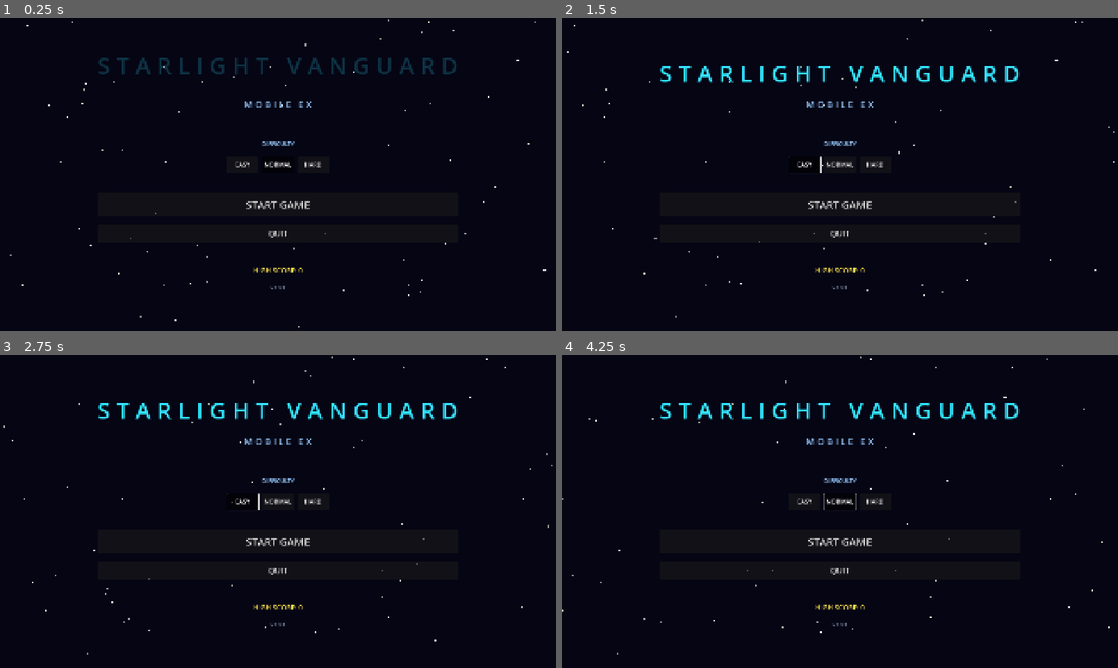
Above: before the commit, frames 1-4 (two rows, left to right).
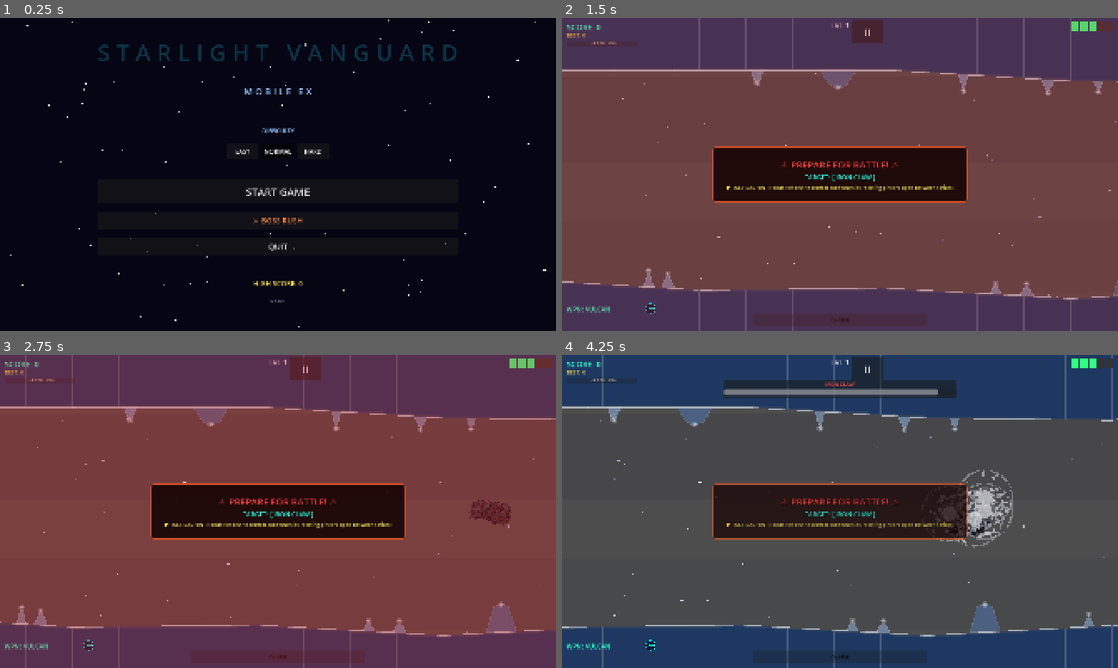
Above: after the commit, the same moments.

Repository: b6-stack/rtype-game
Game: Godot game, scene res://scenes/main_menu/MainMenu.tscn
Same seed, same stepped clock (60 frames per second), same inputs: the game is played once before the commit and once after it.
Inputs (mouse positions are in pixels of both pictures, inside the frame that each line leads up to):
- Up to frame 1 (0.25 s): no input
- Up to frame 2 (1.5 s): click (840, 221) at 0.5 s, where only the run after the commit has a clickable "⚔ BOSS RUSH"; click (806, 165) at 1.25 s, where only the run before the commit has a clickable "EASY"
- Up to frame 3 (2.75 s): click (244, 502) at 2 s, where only the run before the commit has a clickable "EASY"
- Up to frame 4 (4.25 s): click (840, 502) at 2.75 s, where only the run before the commit has a clickable "NORMAL"; click (840, 502) at 3.5 s, where only the run before the commit has a clickable "NORMAL"

The runs differ from the first frame. In frame 1, 3.2% of the frame differs, in the area x 17-82%, y 8-91%; in frame 2, 98%; in frame 3, 98%, in the area x 0-100%, y 0-100%; in frame 4, 98%.

Commit message:
Add victory fanfare and a Boss Rush mode
Victory music: WinScreen previously inherited whatever music was
still playing from the final boss fight (silence after the earlier
menu-music fix). Added a procedurally-generated ascending arpeggio
fanfare (AudioManager.play_victory_music) that plays on win, and
stopped lingering boss music on the game-over screen too for
consistency.

Boss Rush: new main-menu button that fights all 10 bosses back-to-back
with no regular enemy waves between them. Implemented as a GameState
flag (boss_rush_mode) read by LevelGenerator — short lead-in
(BOSS_RUSH_CHUNKS_UNTIL_BOSS=4) instead of the normal ~20-chunk
build-up, and regular spawn generation skipped entirely. Reuses the
existing advance_level()/Game-scene-reload pipeline as-is (already
pause-safe from the earlier freeze fix) so it chains through all 10
bosses with score/lives/weapon carried over between fights, same as a
normal run. WinScreen/GameOverScreen detect the flag to relabel the
win title and route "Play Again"/"Retry" back into another Boss Rush
rather than a normal game.

Co-Authored-By: Claude Sonnet 5 <noreply@anthropic.com>

Diff:
--- a/autoloads/AudioManager.gd
+++ b/autoloads/AudioManager.gd
@@ -27,6 +27,7 @@
 # Level music tracks & Boss music track
 var _level_tracks: Dictionary = {}
 var _boss_music_track: AudioStreamWAV = null
+var _victory_music_track: AudioStreamWAV = null
 var _current_level_music: int = -1
 var _is_boss_music: bool = false
 
@@ -63,6 +64,18 @@
 		return
 	_is_boss_music = true
 	var stream: AudioStreamWAV = _get_or_create_boss_track()
+	if stream:
+		_music_player.stream = stream
+		_music_player.volume_db = _vol_db(music_volume, music_muted)
+		_music_player.play()
+
+## Triumphant looping fanfare for the win screen.
+func play_victory_music() -> void:
+	_current_level_music = -1
+	_is_boss_music = false
+	if music_muted:
+		return
+	var stream: AudioStreamWAV = _get_or_create_victory_track()
 	if stream:
 		_music_player.stream = stream
 		_music_player.volume_db = _vol_db(music_volume, music_muted)
@@ -241,6 +254,32 @@
 		return clampf(bass + lead + noise_tick, -0.9, 0.9)
 	)
 	return _boss_music_track
+
+func _get_or_create_victory_track() -> AudioStreamWAV:
+	if _victory_music_track != null:
+		return _victory_music_track
+
+	const RATE: int = 22050
+	const DURATION: float = 4.0
+	var sample_count: int = int(RATE * DURATION)
+
+	# Ascending major arpeggio (C5-E5-G5-C6-E6) with a soft sub-octave and
+	# a bright octave-up sparkle layered on the lead note.
+	var melody: Array[float] = [523.25, 659.25, 783.99, 1046.50, 1318.51]
+	const NOTE_DUR: float = 0.42
+
+	_victory_music_track = _create_wav(sample_count, RATE, true, func(_i: int, t: float, _total: float) -> float:
+		var note_idx: int = int(t / NOTE_DUR) % melody.size()
+		var freq: float = melody[note_idx]
+		var local_t: float = fmod(t, NOTE_DUR)
+		var env: float = 1.0 - pow(local_t / NOTE_DUR, 2.0) * 0.55
+
+		var lead: float = sin(TAU * freq * t) * 0.45
+		var sub: float = sin(TAU * freq * 0.5 * t) * 0.18
+		var sparkle: float = sin(TAU * freq * 2.0 * t) * 0.10
+		return clampf((lead + sub + sparkle) * env, -0.9, 0.9)
+	)
+	return _victory_music_track
 
 func _get_or_create_level_track(lvl: int) -> AudioStreamWAV:
 	if _level_tracks.has(lvl):
--- a/autoloads/GameState.gd
+++ b/autoloads/GameState.gd
@@ -8,7 +8,7 @@
 
 ## Bump this alongside export_presets.cfg's version/name on every release
 ## so the main menu version label reflects what's actually installed.
-const APP_VERSION := "1.3.1"
+const APP_VERSION := "1.4.0"
 
 signal score_changed(new_score: int)
 signal lives_changed(new_lives: int)
@@ -42,6 +42,10 @@
 var cheats_used: bool = false
 var high_score: int = 0
 var is_game_over: bool = false
+## Boss Rush: back-to-back fights against all 10 bosses, no regular waves
+## between them. Read by LevelGenerator (short lead-in, no filler spawns)
+## and persists across the per-level scene reloads inside advance_level().
+var boss_rush_mode: bool = false
 var next_life_score_goal: int = SCORE_GOAL_INTERVAL
 
 func _ready() -> void:
@@ -54,6 +58,7 @@
 	lives = STARTING_LIVES
 	level = 1
 	current_weapon_index = 0
+	boss_rush_mode = false
 	god_mode_enabled = false
 	always_max_charge_enabled = false
 	cheats_used = false
@@ -130,6 +135,12 @@
 	get_tree().paused = false
 	get_tree().change_scene_to_file(GAME_SCENE)
 
+func start_boss_rush() -> void:
+	reset()
+	boss_rush_mode = true
+	get_tree().paused = false
+	get_tree().change_scene_to_file(GAME_SCENE)
+
 func go_to_menu() -> void:
 	get_tree().paused = false
 	AudioManager.stop_music()
--- a/scenes/game/game_over/GameOverScreen.gd
+++ b/scenes/game/game_over/GameOverScreen.gd
@@ -9,7 +9,8 @@
 func _ready() -> void:
 	_score_label.text = "SCORE: %d" % GameState.score
 	_hi_label.text = "BEST: %d" % GameState.high_score
-	_retry_btn.pressed.connect(GameState.start_game)
+	_retry_btn.pressed.connect(GameState.start_boss_rush if GameState.boss_rush_mode else GameState.start_game)
 	_menu_btn.pressed.connect(GameState.go_to_menu)
+	AudioManager.stop_music()
 	modulate.a = 0.0
 	create_tween().tween_property(self, "modulate:a", 1.0, 1.0)
--- a/scenes/game/win_screen/WinScreen.gd
+++ b/scenes/game/win_screen/WinScreen.gd
@@ -1,6 +1,7 @@
 extends Control
-## WinScreen — displayed after defeating all 10 bosses.
+## WinScreen — displayed after defeating all 10 bosses (normal run or Boss Rush).
 
+@onready var _title_label: Label = $Center/VBox/YouWinLabel
 @onready var _score_label: Label = $Center/VBox/FinalScoreLabel
 @onready var _hi_label: Label = $Center/VBox/HiScoreLabel
 @onready var _play_again_btn: Button = $Center/VBox/PlayAgainButton
@@ -9,8 +10,16 @@
 func _ready() -> void:
 	_score_label.text = "FINAL SCORE: %d" % GameState.score
 	_hi_label.text = "HIGH SCORE: %d" % GameState.high_score
-	_play_again_btn.pressed.connect(GameState.start_game)
 	_menu_btn.pressed.connect(GameState.go_to_menu)
+
+	if GameState.boss_rush_mode:
+		_title_label.text = "BOSS RUSH CLEAR!"
+		_play_again_btn.pressed.connect(GameState.start_boss_rush)
+	else:
+		_play_again_btn.pressed.connect(GameState.start_game)
+
+	AudioManager.play_victory_music()
+
 	# Animate
 	modulate.a = 0.0
 	var tw := create_tween()
--- a/scenes/main_menu/MainMenu.gd
+++ b/scenes/main_menu/MainMenu.gd
@@ -2,6 +2,7 @@
 ## MainMenu — title screen with Start Game and Quit buttons.
 
 @onready var _start_btn: Button = $Center/VBox/StartButton
+@onready var _boss_rush_btn: Button = $Center/VBox/BossRushButton
 @onready var _quit_btn: Button = $Center/VBox/QuitButton
 @onready var _hi_score_label: Label = $Center/VBox/HiScoreLabel
 @onready var _star_container: Node2D = $StarContainer
@@ -17,6 +18,7 @@
 
 func _ready() -> void:
 	_start_btn.pressed.connect(_on_start_pressed)
+	_boss_rush_btn.pressed.connect(_on_boss_rush_pressed)
 	_quit_btn.pressed.connect(_on_quit_pressed)
 	_hi_score_label.text = "HIGH SCORE: %d" % GameState.high_score
 	_version_label.text = "v%s" % GameState.APP_VERSION
@@ -34,6 +36,9 @@
 
 func _on_start_pressed() -> void:
 	GameState.start_game()
+
+func _on_boss_rush_pressed() -> void:
+	GameState.start_boss_rush()
 
 func _on_quit_pressed() -> void:
 	get_tree().quit()
--- a/scenes/main_menu/MainMenu.tscn
+++ b/scenes/main_menu/MainMenu.tscn
@@ -99,6 +99,13 @@
 custom_minimum_size = Vector2(360, 80)
 theme_override_font_sizes/font_size = 36
 
+[node name="BossRushButton" type="Button" parent="Center/VBox"]
+layout_mode = 2
+text = "⚔ BOSS RUSH"
+custom_minimum_size = Vector2(360, 60)
+theme_override_font_sizes/font_size = 26
+theme_override_colors/font_color = Color(1.0, 0.55, 0.3, 1)
+
 [node name="QuitButton" type="Button" parent="Center/VBox"]
 layout_mode = 2
 text = "QUIT"
--- a/scenes/world/LevelGenerator.gd
+++ b/scenes/world/LevelGenerator.gd
@@ -56,11 +56,16 @@
 func _ready() -> void:
 	_rng = RandomNumberGenerator.new()
 
+## Boss Rush: trigger the boss almost immediately (still leaves the base
+## 3-chunk spawn grace period so it doesn't feel like an ambush) instead of
+## the usual ~20-chunk regular-wave build-up between bosses.
+const BOSS_RUSH_CHUNKS_UNTIL_BOSS: int = 4
+
 func initialize(level: int, speed: float) -> void:
 	scroll_speed = speed
 	_base_scroll_speed = speed
 	_chunk_index = 0
-	_chunks_until_boss = _boss_chunk_interval
+	_chunks_until_boss = BOSS_RUSH_CHUNKS_UNTIL_BOSS if GameState.boss_rush_mode else _boss_chunk_interval
 	_rng.seed = level * 12345 + 1
 	_corridor_top = 180.0
 	_corridor_bottom = 900.0
@@ -149,8 +154,9 @@
 
 func _generate_spawn_data(chunk_world_x: float) -> Array:
 	var spawns: Array = []
-	# Grace intro period: no enemies for the first 3 chunks (gives player ~10-12s of clear flying)
-	if _chunk_index < 3 or is_boss_active:
+	# Grace intro period: no enemies for the first 3 chunks (gives player ~10-12s of clear flying).
+	# Boss Rush skips regular waves entirely — it's boss fights back-to-back, nothing else.
+	if _chunk_index < 3 or is_boss_active or GameState.boss_rush_mode:
 		return spawns
 
 	var level: int = GameState.level
Not shown, changed: export_presets.cfg
